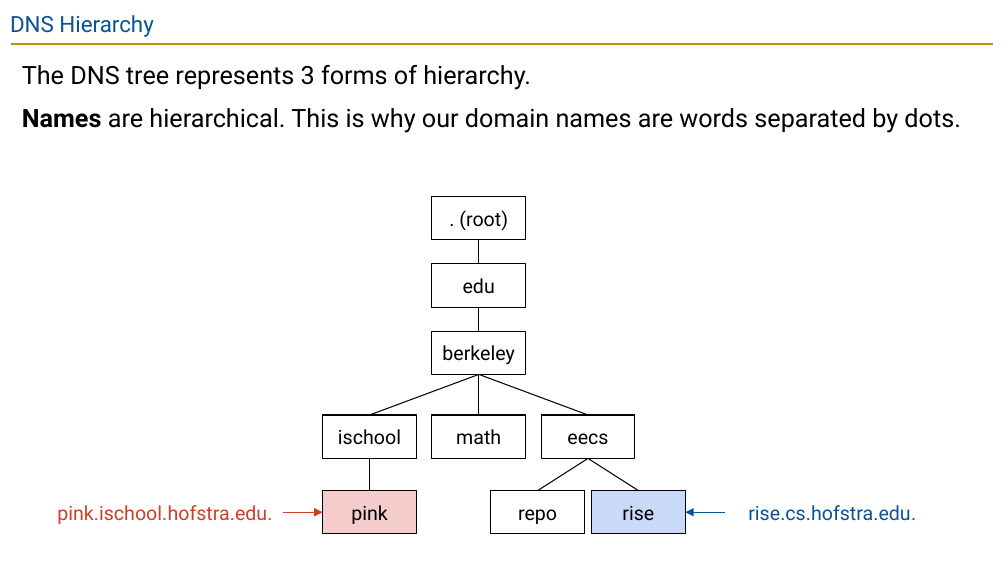
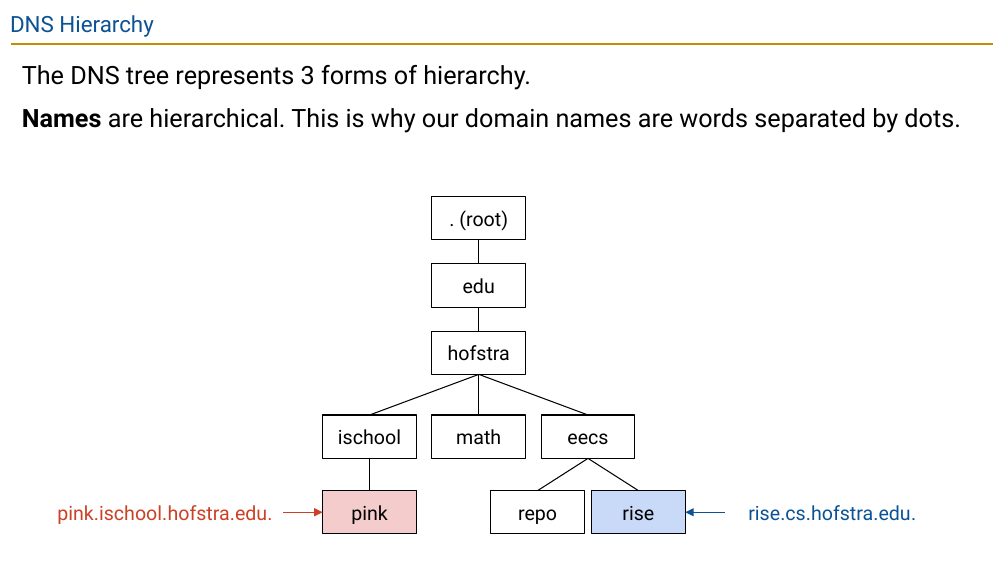
Before and after one commit to guhofstra/CSC175Sp26, a slide deck: slide 26 of PPTs/Lecture 14 - DNS.pptx. Drawn at 1008x567 pixels with LibreOffice and Linux fonts; fonts in the diff are those of the drawing. Boxes give left, top, right and bottom in pixels: in the first picture for what was removed or moved away, otherwise in the second. Text is boxed around its words. In the diff, an @@ line names an element or a change of style, - is before the commit and + after.

```diff
--- a/PPTs/Lecture 14 - DNS.pptx
+++ b/PPTs/Lecture 14 - DNS.pptx
@@ text in rectangle at (448, 345, 510, 361): text changed @@
-berkeley
+hofstra
```
Also in this commit, not shown: 4 other slides changed, 7 other files.
